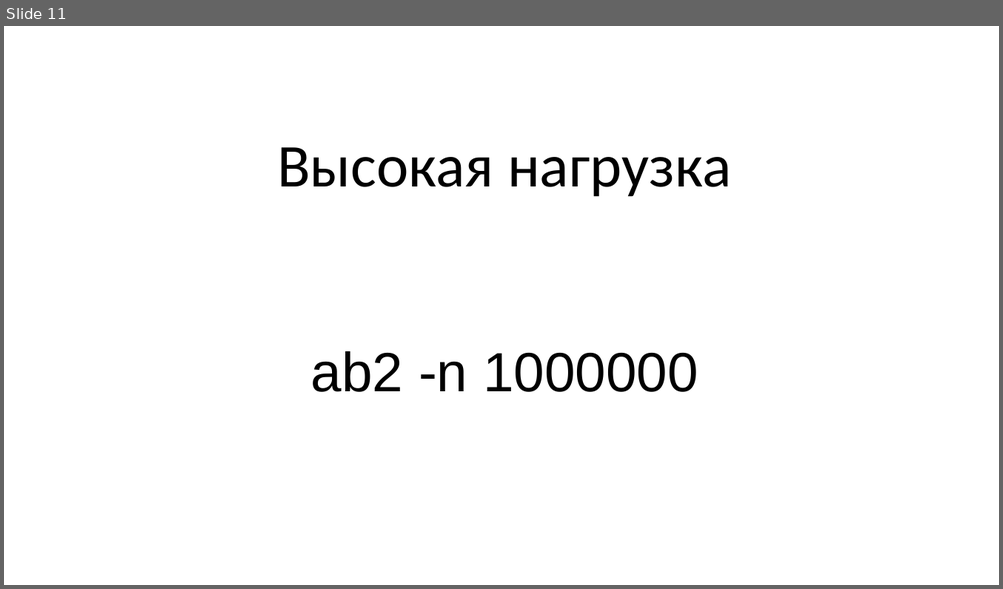
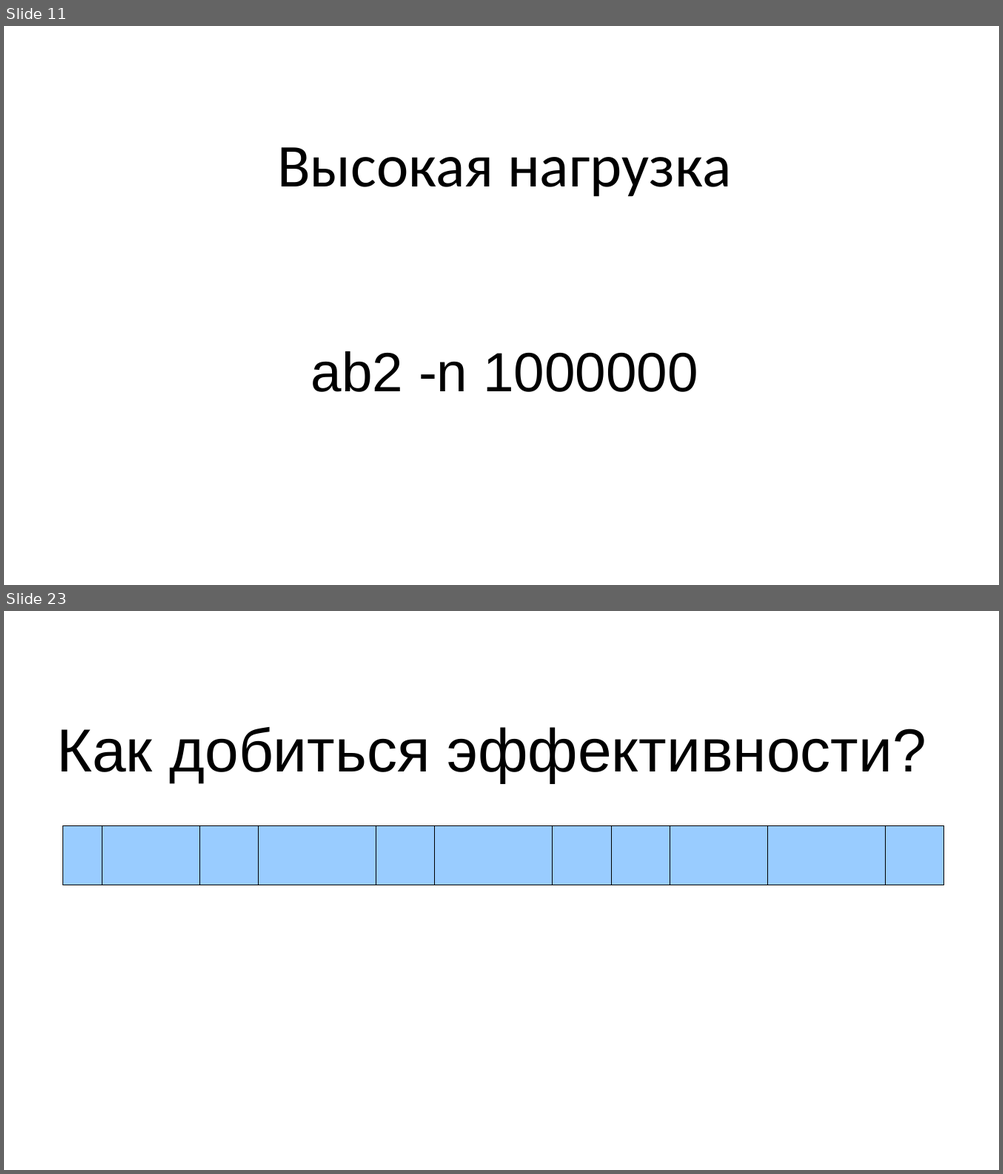
Before and after one commit to Mons/perl-ex, a slide deck: drafts/AE-Highload.odp. Shown one above the other, each under a label of ours: slide 11 before the commit, slides 11 and 23 after it; the slides between them are not shown. The pictures are 1003x589 and 1003x1174 pixels, drawn with LibreOffice and Linux fonts; fonts in the diff are those of the drawing; background and template pictures are left out. Boxes give left, top, right and bottom in pixels: in the first picture for what was removed or moved away, otherwise in the second. Text is boxed around its words. In the diff, an @@ line names an element or a change of style, - is before the commit and + after.

```diff
--- a/drafts/AE-Highload.odp
+++ b/drafts/AE-Highload.odp
@@ slide 23 added at [4, 611, 999, 1170], background #FFFFFF @@
@@ title added at [57, 727, 926, 783], 44 pt, text #000000 @@
+Как добиться эффективности?
@@ rectangle added at [62, 827, 102, 886], fill #99CCFF, outline #000000 0 pt @@
@@ rectangle added at [102, 827, 199, 886], fill #99CCFF, outline #000000 0 pt @@
@@ rectangle added at [200, 827, 259, 886], fill #99CCFF, outline #000000 0 pt @@
@@ rectangle added at [259, 827, 376, 886], fill #99CCFF, outline #000000 0 pt @@
@@ rectangle added at [376, 827, 435, 886], fill #99CCFF, outline #000000 0 pt @@
@@ rectangle added at [435, 827, 552, 886], fill #99CCFF, outline #000000 0 pt @@
@@ rectangle added at [552, 827, 611, 886], fill #99CCFF, outline #000000 0 pt @@
@@ rectangle added at [611, 827, 669, 886], fill #99CCFF, outline #000000 0 pt @@
@@ rectangle added at [669, 827, 767, 886], fill #99CCFF, outline #000000 0 pt @@
@@ rectangle added at [768, 827, 885, 886], fill #99CCFF, outline #000000 0 pt @@
@@ rectangle added at [885, 827, 944, 886], fill #99CCFF, outline #000000 0 pt @@
```
Also in this commit, not shown: 2 slides changed, 23 other slides added, 1 slide removed, 1 other file.
